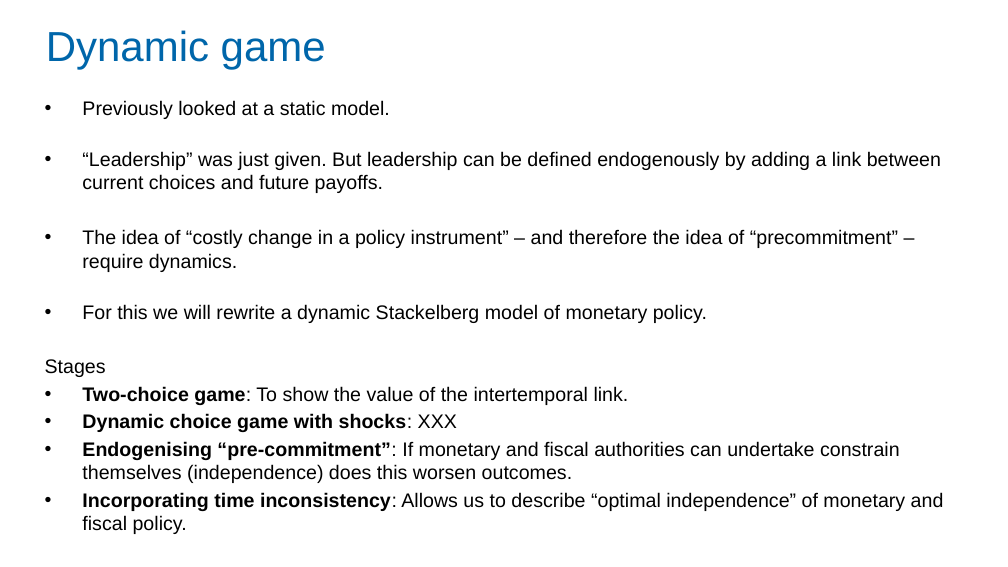
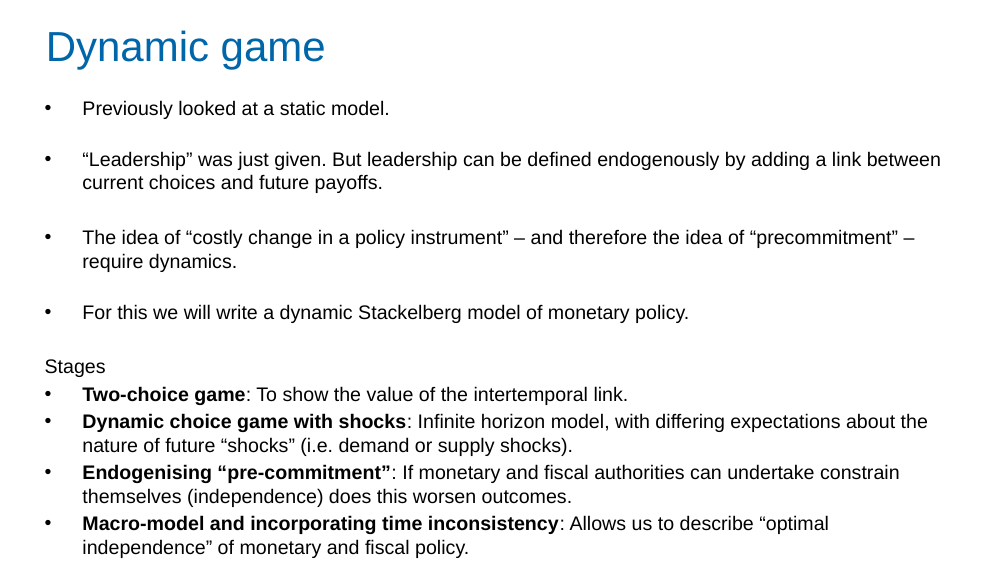
Before and after one commit to Zjub/TVHENZ, a slide deck: slide 22 of MF coordination/SI_game/Monetary and Fiscal Policy Coordination.pptx (slide 23 before the commit). Drawn at 1008x567 pixels with LibreOffice and Linux fonts; fonts in the diff are those of the drawing. Boxes give left, top, right and bottom in pixels: in the first picture for what was removed or moved away, otherwise in the second. Text is boxed around its words. In the diff, an @@ line names an element or a change of style, - is before the commit and + after.

```diff
--- a/MF coordination/SI_game/Monetary and Fiscal Policy Coordination.pptx
+++ b/MF coordination/SI_game/Monetary and Fiscal Policy Coordination.pptx
@@ text at <box>82,304,689,323</box>: text changed @@
-• For this we will rewrite a dynamic Stackelberg model of monetary policy.
+• For this we will write a dynamic Stackelberg model of monetary policy.
@@ text at <box>82,413,928,456</box>: text changed; bold off @@
-• Dynamic choice game with shocks: XXX
+• Dynamic choice game with shocks: Infinite horizon model, with differing expectations about the nature of future “shocks” (i.e. demand or supply shocks).
@@ text at <box>82,515,829,558</box>: text changed @@
-• Incorporating time inconsistency: Allows us to describe “optimal independence” of monetary and fiscal policy.
+• Macro-model and incorporating time inconsistency: Allows us to describe “optimal independence” of monetary and fiscal policy.
```
Also in this commit, not shown: 14 other slides changed, 1 slide removed, 2 other files.
